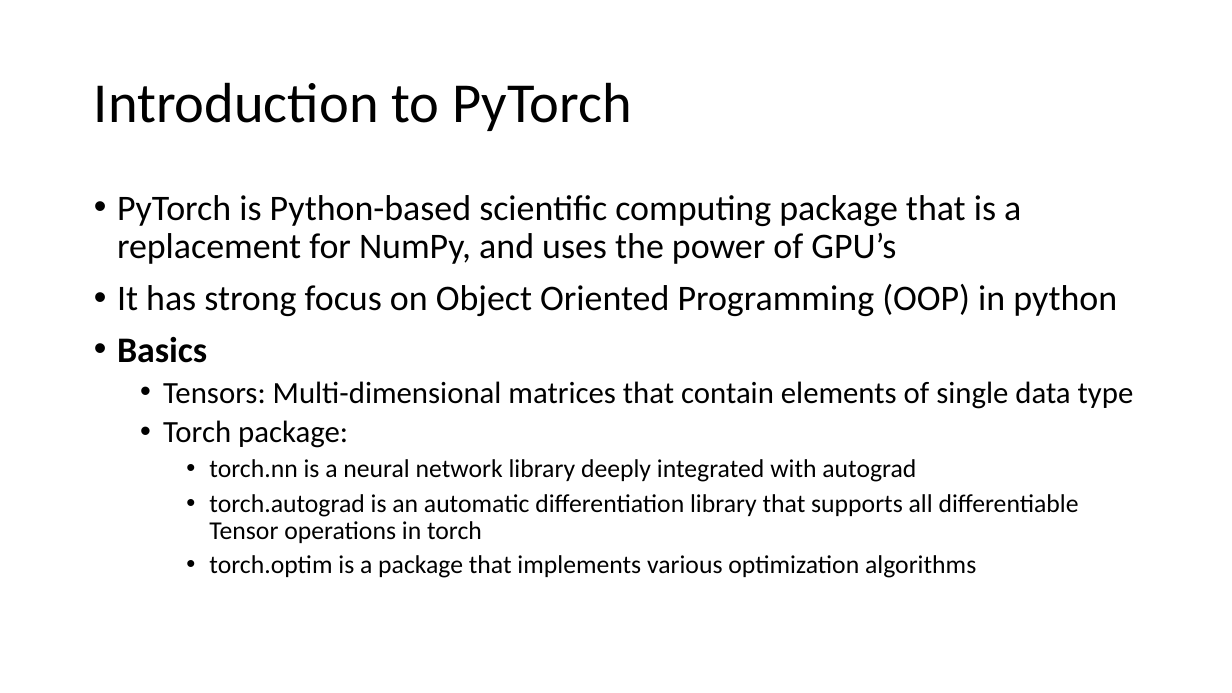
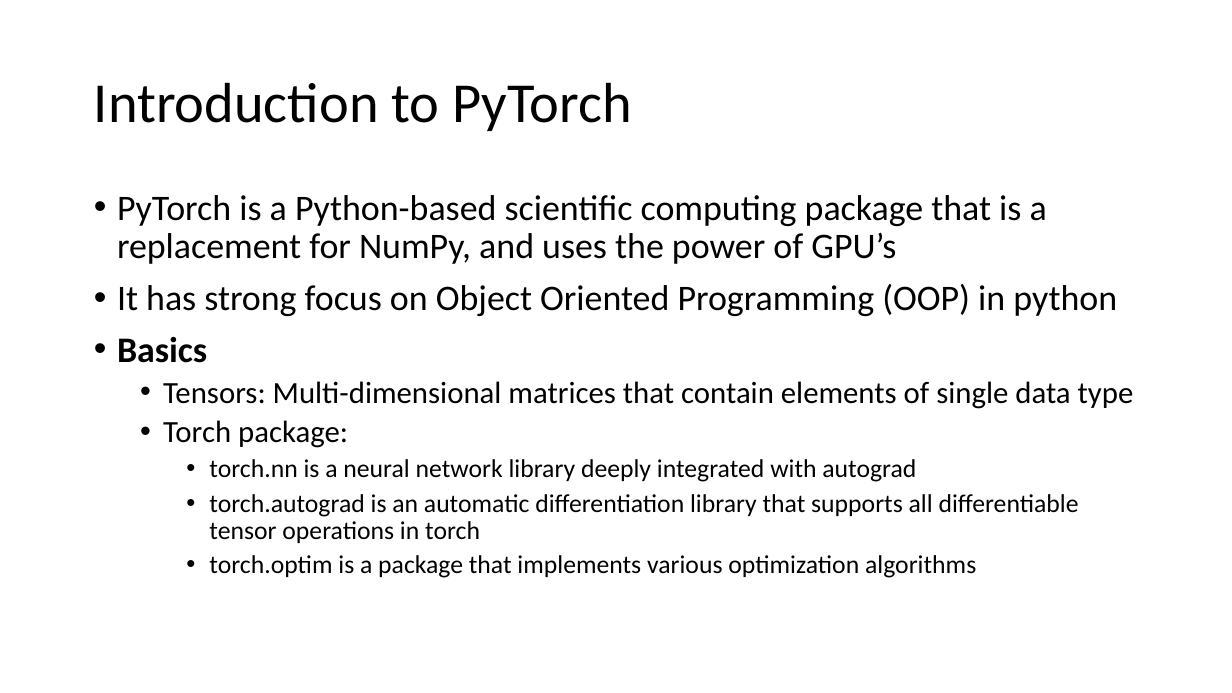
Before and after one commit to chaituValKanO/ImageClassificationUsingTransferLearning, a slide deck: slide 3 of presentation/ImageClassificationusingTransferLearning.pptx. Drawn at 1232x693 pixels with LibreOffice and Linux fonts; fonts in the diff are those of the drawing. Boxes give left, top, right and bottom in pixels: in the first picture for what was removed or moved away, otherwise in the second. Text is boxed around its words. In the diff, an @@ line names an element or a change of style, - is before the commit and + after.

```diff
--- a/presentation/ImageClassificationusingTransferLearning.pptx
+++ b/presentation/ImageClassificationusingTransferLearning.pptx
@@ text at (117,195,1047,264): text changed @@
-• PyTorch is Python-based scientific computing package that is a replacement for NumPy, and uses the power of GPU’s
+• PyTorch is a Python-based scientific computing package that is a replacement for NumPy, and uses the power of GPU’s
@@ text at (209,494,1079,543): text changed @@
-    • torch.autograd is an automatic differentiation library that supports all differentiable Tensor operations in torch
+    • torch.autograd is an automatic differentiation library that supports all differentiable tensor operations in torch
```
Also in this commit, not shown: 9 other slides changed, 2 slides added, 1 other file.
